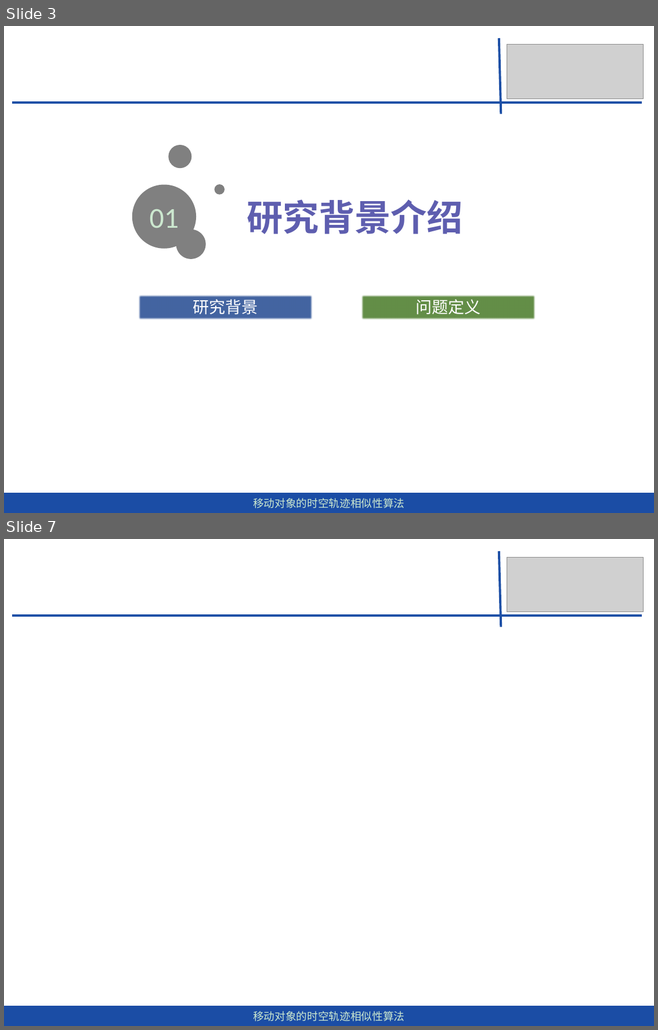
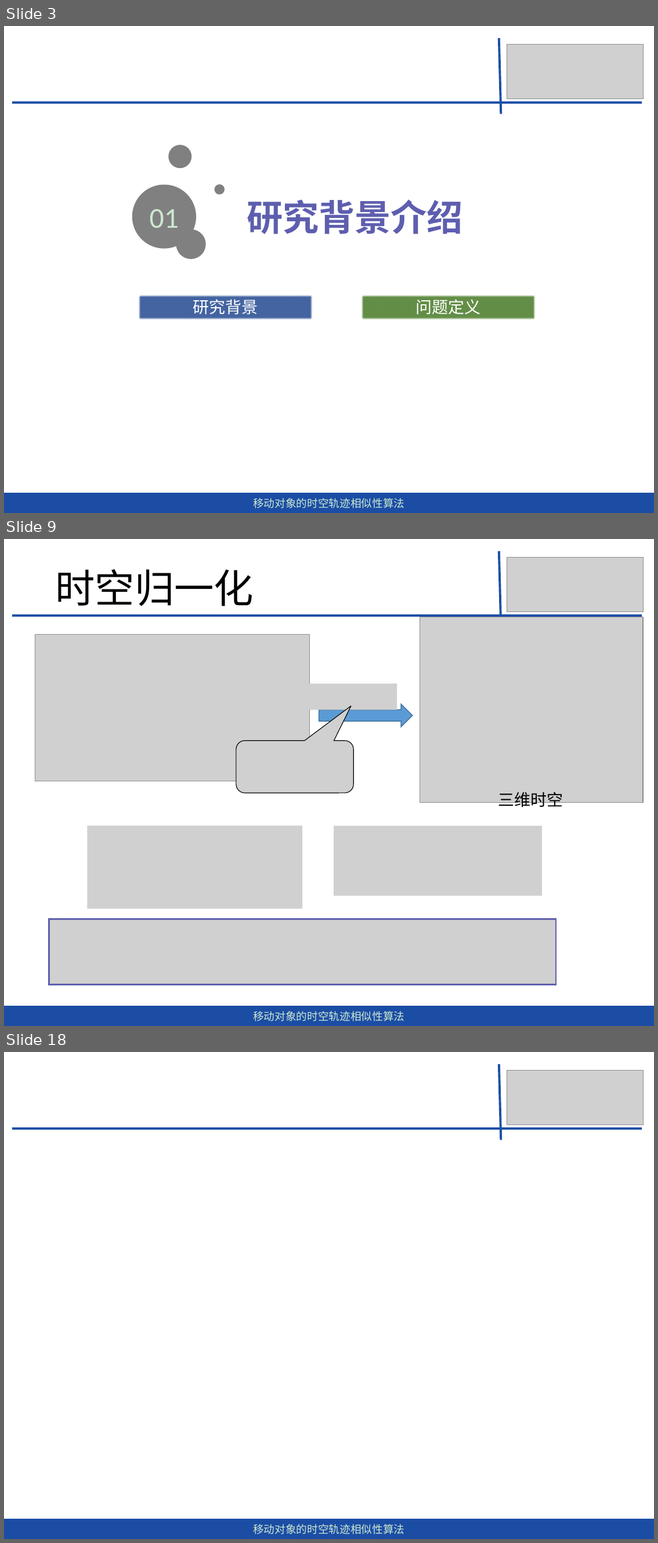
Before and after one commit to dingguangwei/biyelunwen, a slide deck: 答辩——毕设.pptx. Shown one above the other, each under a label of ours: slides 3 and 7 before the commit, slides 3, 9 and 18 after it; the slides between them are not shown. The pictures are 658x1030 and 658x1543 pixels, drawn with LibreOffice and Linux fonts; fonts in the diff are those of the drawing; grey boxes stand for pictures. Boxes give left, top, right and bottom in pixels: in the first picture for what was removed or moved away, otherwise in the second. Text is boxed around its words. In the diff, an @@ line names an element or a change of style, - is before the commit and + after.

```diff
--- a/答辩——毕设.pptx
+++ b/答辩——毕设.pptx
@@ slide 9 added at bbox=[4, 539, 654, 1026], background #CCE8CF @@
@@ line added from (498, 551) to (501, 627), #1E50A6 2.5 pt @@
@@ title added at bbox=[55, 569, 253, 606], 44 pt, text #000000 @@
+时空归一化
@@ picture added at bbox=[507, 558, 643, 613] @@
@@ line added from (12, 616) to (641, 616), #1E50A6 2.5 pt @@
@@ picture added at bbox=[420, 617, 643, 803] @@
@@ picture added at bbox=[35, 635, 309, 781] @@
@@ picture added at bbox=[309, 684, 397, 710] @@
@@ right arrow added at bbox=[319, 704, 412, 727], fill #5B9BD5, outline #43739E 1 pt @@
@@ picture added at bbox=[236, 740, 354, 793] @@
@@ text added at bbox=[498, 792, 563, 810], 18 pt, text #000000 @@
+三维时空
@@ picture added at bbox=[87, 826, 302, 908] @@
@@ picture added at bbox=[333, 826, 541, 896] @@
@@ picture added at bbox=[49, 919, 556, 984] @@
@@ rectangle added at bbox=[4, 1006, 654, 1026], fill #1B4DA5, 12 pt, text #CCE8CF @@
+移动对象的时空轨迹相似性算法
@@ what was slide 7 is now slide 18 @@
```
Also in this commit, not shown: 6 slides changed, 7 other slides added, 1 slide removed, 3 other files.
